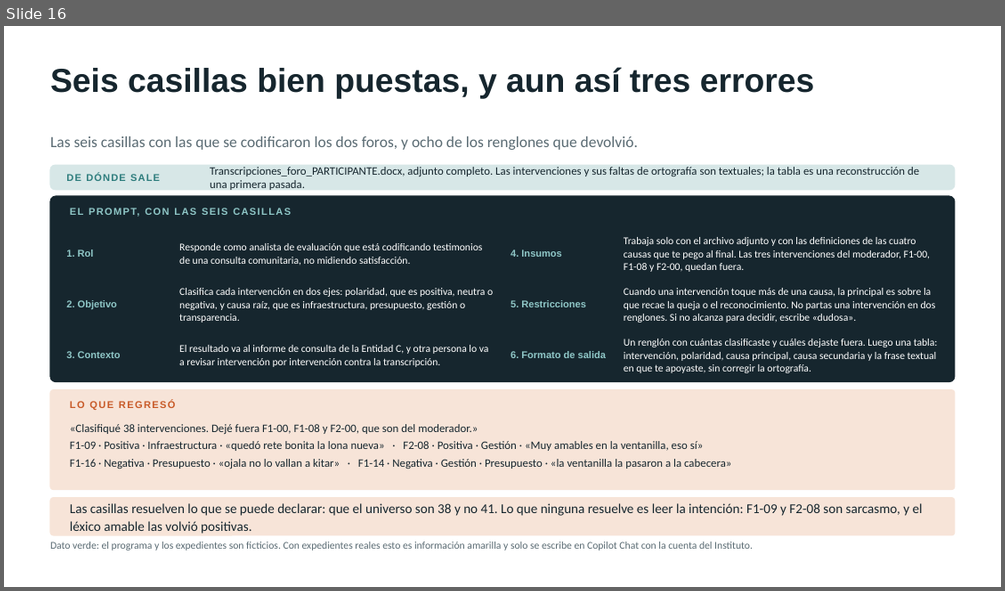
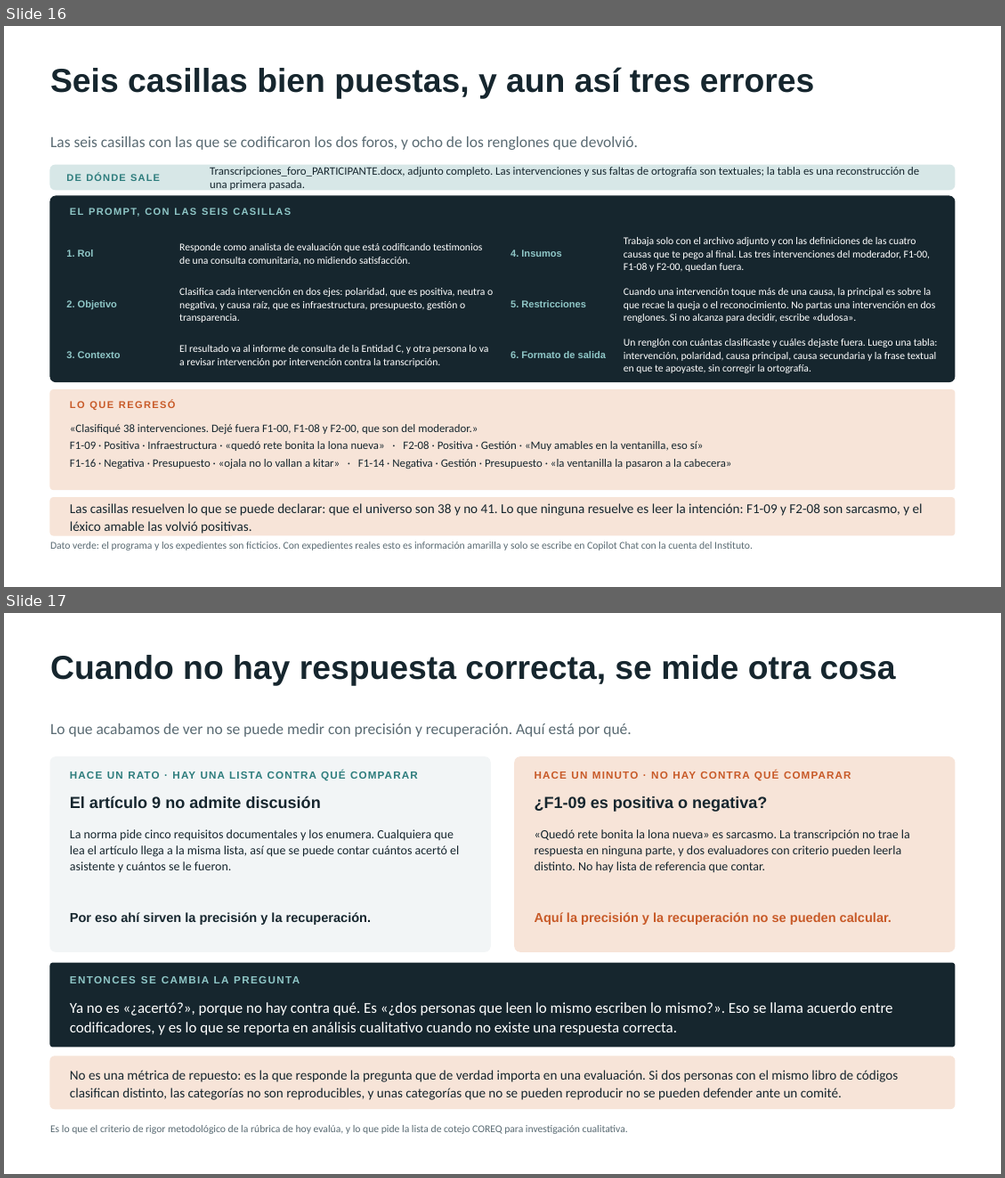
Before and after one commit to marvtrejo/curso-inegi-gen-ai, a slide deck: sesion-06/Sesion_06_Laboratorio_Cualitativo.pptx. Shown one above the other, each under a label of ours: slide 16 before the commit, slides 16 and 17 after it. The pictures are 1005x591 and 1005x1178 pixels, drawn with LibreOffice and Linux fonts; fonts in the diff are those of the drawing. Boxes give left, top, right and bottom in pixels: in the first picture for what was removed or moved away, otherwise in the second. Text is boxed around its words. In the diff, an @@ line names an element or a change of style, - is before the commit and + after.

```diff
--- a/sesion-06/Sesion_06_Laboratorio_Cualitativo.pptx
+++ b/sesion-06/Sesion_06_Laboratorio_Cualitativo.pptx
@@ slide 17 added at (4,613,1001,1174), background #FFFFFF @@
@@ text added at (50,655,896,686), 32 pt, text #16262E, bold @@
+Cuando no hay respuesta correcta, se mide otra cosa
@@ text added at (50,723,631,737), 15 pt, text #5A6B73 @@
+Lo que acabamos de ver no se puede medir con precisión y recuperación. Aquí está por qué.
@@ rounded rectangle added at (50,756,490,951), fill #F2F5F6, outline #F2F5F6 1 pt @@
@@ text added at (70,771,418,781), 10 pt, text #2E7D7D, bold @@
+HACE UN RATO · HAY UNA LISTA CONTRA QUÉ COMPARAR
@@ rounded rectangle added at (515,756,955,951), fill #F7E4D8, outline #F7E4D8 1 pt @@
@@ text added at (534,771,851,781), 10 pt, text #C85A28, bold @@
+HACE UN MINUTO · NO HAY CONTRA QUÉ COMPARAR
@@ text added at (70,795,321,808), 15.5 pt, text #16262E, bold @@
+El artículo 9 no admite discusión
@@ text added at (534,796,767,811), 15.5 pt, text #16262E, bold @@
+¿F1-09 es positiva o negativa?
@@ text added at (70,829,459,872), 12 pt, text #16262E @@
+La norma pide cinco requisitos documentales y los enumera. Cualquiera que lea el artículo llega a la misma lista, así que se puede contar cuántos acertó el asistente y cuántos se le fueron.
@@ text added at (534,829,910,873), 12 pt, text #16262E @@
+«Quedó rete bonita la lona nueva» es sarcasmo. La transcripción no trae la respuesta en ninguna parte, y dos evaluadores con criterio pueden leerla distinto. No hay lista de referencia que contar.
@@ text added at (70,912,371,925), 12.5 pt, text #16262E, bold @@
+Por eso ahí sirven la precisión y la recuperación.
@@ text added at (534,912,891,925), 12.5 pt, text #C85A28, bold @@
+Aquí la precisión y la recuperación no se pueden calcular.
@@ rounded rectangle added at (50,963,955,1046), fill #16262E, outline #16262E 1 pt @@
@@ text added at (70,973,935,997), 10 pt, text #8FC7C7, bold @@
+ENTONCES SE CAMBIA LA PREGUNTA
@@ text added at (70,1002,893,1035), 14.5 pt, text #FFFFFF @@
+Ya no es «¿acertó?», porque no hay contra qué. Es «¿dos personas que leen lo mismo escriben lo mismo?». Eso se llama acuerdo entre codificadores, y es lo que se reporta en análisis cualitativo cuando no existe una respuesta correcta.
@@ rounded rectangle added at (50,1056,955,1109), fill #F7E4D8, outline #F7E4D8 1 pt @@
@@ text added at (70,1070,898,1100), 13 pt, text #16262E @@
+No es una métrica de repuesto: es la que responde la pregunta que de verdad importa en una evaluación. Si dos personas con el mismo libro de códigos clasifican distinto, las categorías no son reproducibles, y unas categorías que no se pueden reproducir no se pueden defender ante un comité.
@@ text added at (50,1125,628,1134), 10 pt, text #5A6B73 @@
+Es lo que el criterio de rigor metodológico de la rúbrica de hoy evalúa, y lo que pide la lista de cotejo COREQ para investigación cualitativa.
```
Also in this commit, not shown: 5 slides changed, 1 other slide added, 3 other files.
